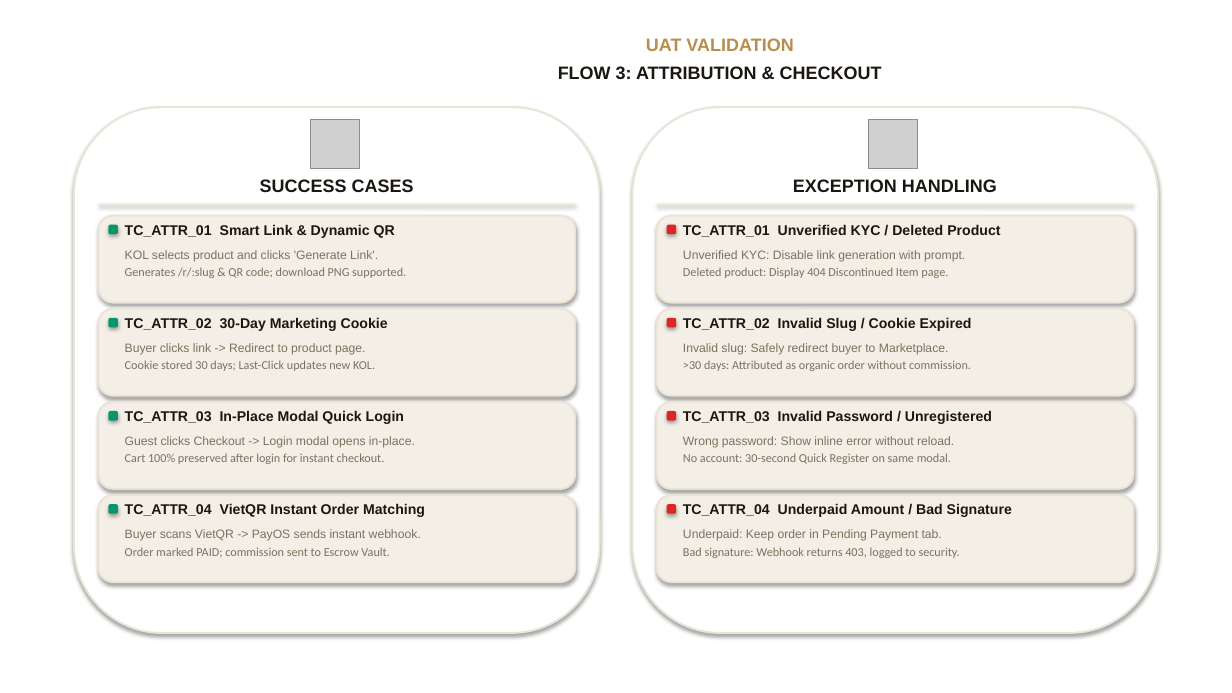
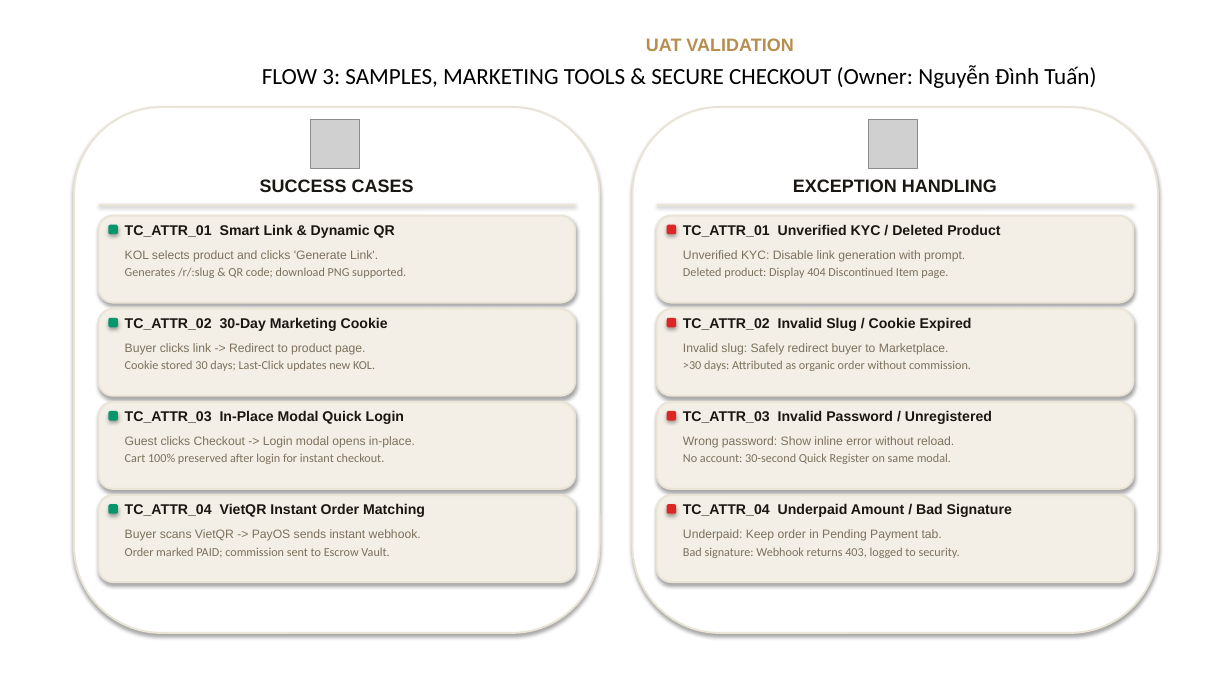
Before and after one commit to thang-nt25/SCANMS-project-capstone-fall26, a slide deck: slide 11 of docs/review 2/FA26SE032_R2_Slide.pptx. Drawn at 1232x693 pixels with LibreOffice and Linux fonts; fonts in the diff are those of the drawing; grey boxes stand for pictures; background and template pictures are left out. Boxes give left, top, right and bottom in pixels: in the first picture for what was removed or moved away, otherwise in the second. Text is boxed around its words. In the diff, an @@ line names an element or a change of style, - is before the commit and + after.

```diff
--- a/docs/review 2/FA26SE032_R2_Slide.pptx
+++ b/docs/review 2/FA26SE032_R2_Slide.pptx
@@ text at (x1=262, y1=65, x2=1096, y2=88): text changed; size 14 to 18 pt; font Arial to Calibri; text colour #1A1612 to #000000; bold off @@
-FLOW 3: ATTRIBUTION & CHECKOUT
+FLOW 3: SAMPLES, MARKETING TOOLS & SECURE CHECKOUT (Owner: Nguyễn Đình Tuấn)
```
Also in this commit, not shown: 10 other slides changed, 26 other files.
